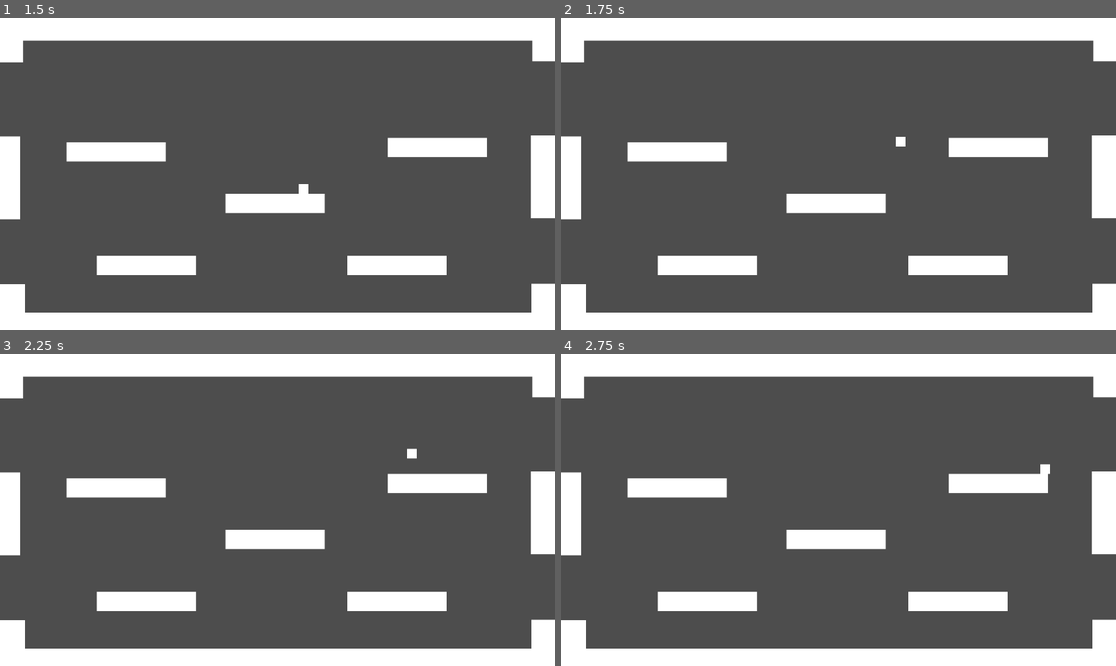
Above: before the commit, frames 1-4 (two rows, left to right).
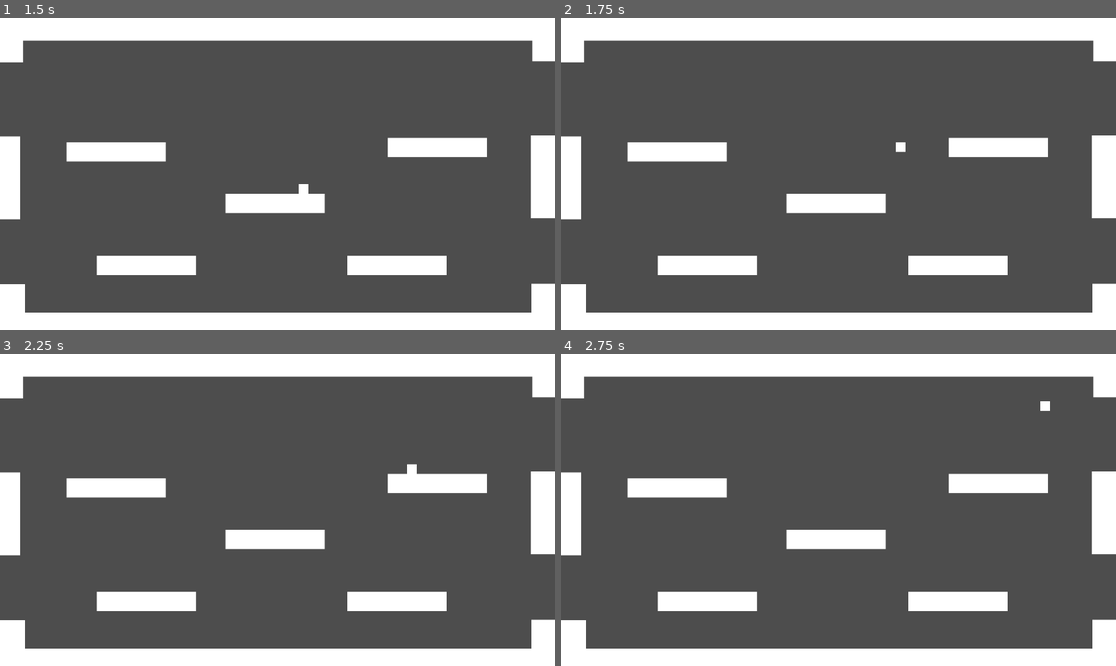
Above: after the commit, the same moments.

Repository: asundar-mags/the-grimstone-digital-tech
Game: Godot game, scene res://scenes/main menu.tscn
The game is run twice, just before and just after one commit, with the same random seed, the same clock (stepped at 60 frames per second) and the same inputs.
Inputs:
- Up to frame 1 (1.5 s): click "Play" at 0.5 s; tap Enter at 1.25 s; hold Right (ui_right) from 1.28 s (still down)
- Up to frame 2 (1.75 s): keep holding Right (ui_right); tap Keypad Enter (ui_accept) at 1.52 s
- Up to frame 3 (2.25 s): keep holding Right (ui_right)
- Up to frame 4 (2.75 s): keep holding Right (ui_right); tap Keypad Enter (ui_accept) at 2.27 s

Frame 1 is identical in both runs. In frame 2, less than 0.1% of the frame differs, in the area x 60-63%, y 38-43%; in frame 3, 0.1%, in the area x 73-76%, y 30-39%; in frame 4, 0.1%.

Commit message:
Attempted to make a marker exiting system for levels

Diff:
--- a/the-grimstone/scenes/firemap.tscn
+++ b/the-grimstone/scenes/firemap.tscn
@@ -140,22 +140,18 @@
 [node name="CollisionShape2D2" type="CollisionShape2D" parent="StaticBody2D" unique_id=53122524]
 position = Vector2(1100.5, 508)
 shape = SubResource("RectangleShape2D_w7dki")
-one_way_collision = true
 
 [node name="CollisionShape2D3" type="CollisionShape2D" parent="StaticBody2D" unique_id=590391861]
 position = Vector2(1035, 395)
 shape = SubResource("RectangleShape2D_f5i8p")
-one_way_collision = true
 
 [node name="CollisionShape2D4" type="CollisionShape2D" parent="StaticBody2D" unique_id=1732246398]
 position = Vector2(1095.5, 265.5)
 shape = SubResource("RectangleShape2D_dpp6j")
-one_way_collision = true
 
 [node name="CollisionShape2D5" type="CollisionShape2D" parent="StaticBody2D" unique_id=149037500]
 position = Vector2(982.5, 148)
 shape = SubResource("RectangleShape2D_2x10e")
-one_way_collision = true
 
 [node name="Spikes" type="Sprite2D" parent="." unique_id=1070053195]
 position = Vector2(663, 619)
--- a/the-grimstone/scenes/neutral level.tscn
+++ b/the-grimstone/scenes/neutral level.tscn
@@ -4,7 +4,7 @@
 [ext_resource type="PackedScene" uid="uid://b73gdcoo5rnga" path="res://scenes/player.tscn" id="1_p63fo"]
 
 [sub_resource type="RectangleShape2D" id="RectangleShape2D_dyc7c"]
-size = Vector2(1152, 20)
+size = Vector2(434, 40)
 
 [sub_resource type="RectangleShape2D" id="RectangleShape2D_ii60h"]
 size = Vector2(85.75, 99)
@@ -24,6 +24,12 @@
 [sub_resource type="RectangleShape2D" id="RectangleShape2D_g04at"]
 size = Vector2(86, 172)
 
+[sub_resource type="RectangleShape2D" id="RectangleShape2D_migk1"]
+size = Vector2(383, 40)
+
+[sub_resource type="RectangleShape2D" id="RectangleShape2D_drikq"]
+size = Vector2(285, 40)
+
 [sub_resource type="RectangleShape2D" id="RectangleShape2D_p63fo"]
 size = Vector2(36, 135)
 
@@ -45,13 +51,14 @@
 [sub_resource type="RectangleShape2D" id="RectangleShape2D_3e1px"]
 size = Vector2(206, 40)
 
-[node name="Node2D" type="Node2D" unique_id=761329231]
+[node name="Node2D" type="Node2D" unique_id=761329231 node_paths=PackedStringArray("spawn_points")]
 script = ExtResource("1_ii60h")
+spawn_points = NodePath("Node2D")
 
 [node name="Walls" type="StaticBody2D" parent="." unique_id=8200041]
 
 [node name="Floor" type="CollisionShape2D" parent="Walls" unique_id=1800367071]
-position = Vector2(576, 658)
+position = Vector2(217, 668)
 shape = SubResource("RectangleShape2D_dyc7c")
 
 [node name="Right Wall" type="CollisionShape2D" parent="Walls" unique_id=516525774]
@@ -81,6 +88,14 @@
 [node name="CollisionShape2D" type="CollisionShape2D" parent="Walls" unique_id=353602393]
 position = Vector2(1144, 366)
 shape = SubResource("RectangleShape2D_g04at")
+
+[node name="CollisionShape2D2" type="CollisionShape2D" parent="Walls" unique_id=835835874]
+position = Vector2(910.5, 668)
+shape = SubResource("RectangleShape2D_migk1")
+
+[node name="Trapdoor" type="CollisionShape2D" parent="Walls" unique_id=2030397482]
+position = Vector2(576.5, 668)
+shape = SubResource("RectangleShape2D_drikq")
 
 [node name="CharacterBody2D" parent="." unique_id=1091708930 instance=ExtResource("1_p63fo")]
 position = Vector2(569, 391)
@@ -93,9 +108,15 @@
 limit_bottom = 670
 
 [node name="Floor" type="ColorRect" parent="." unique_id=409169658]
-offset_left = 1.0
+offset_left = 51.0
 offset_top = 648.0
-offset_right = 1153.0
+offset_right = 434.0
+offset_bottom = 688.0
+
+[node name="Floor2" type="ColorRect" parent="." unique_id=820877722]
+offset_left = 719.0
+offset_top = 648.0
+offset_right = 1102.0
 offset_bottom = 688.0
 
 [node name="Right Wall B" type="ColorRect" parent="." unique_id=326197311]
@@ -137,30 +158,6 @@
 offset_right = 1104.0
 offset_bottom = 83.0
 
-[node name="LB Entry" type="Area2D" parent="." unique_id=721316394]
-
-[node name="Fire" type="CollisionShape2D" parent="LB Entry" unique_id=2132253237]
-position = Vector2(-18, 521.5)
-shape = SubResource("RectangleShape2D_p63fo")
-
-[node name="LT Entry" type="Area2D" parent="." unique_id=1184170357]
-
-[node name="Earth" type="CollisionShape2D" parent="LT Entry" unique_id=1595357953]
-position = Vector2(-18, 205)
-shape = SubResource("RectangleShape2D_8xn7f")
-
-[node name="RT Entry" type="Area2D" parent="." unique_id=1531683861]
-
-[node name="Water" type="CollisionShape2D" parent="RT Entry" unique_id=785149440]
-position = Vector2(1164, 203)
-shape = SubResource("RectangleShape2D_8xn7f")
-
-[node name="RB Entry" type="Area2D" parent="." unique_id=1954214189]
-
-[node name="Air" type="CollisionShape2D" parent="RB Entry" unique_id=2050809205]
-position = Vector2(1164, 520)
-shape = SubResource("RectangleShape2D_p63fo")
-
 [node name="Platform" type="ColorRect" parent="." unique_id=1936252251]
 offset_left = 720.0
 offset_top = 530.0
@@ -197,6 +194,36 @@
 offset_right = 1010.0
 offset_bottom = 325.0
 
+[node name="Trapdoor" type="ColorRect" parent="." unique_id=928206097]
+offset_left = 434.0
+offset_top = 648.0
+offset_right = 719.0
+offset_bottom = 688.0
+
+[node name="LB Entry" type="Area2D" parent="." unique_id=721316394]
+
+[node name="Fire" type="CollisionShape2D" parent="LB Entry" unique_id=2132253237]
+position = Vector2(-18, 521.5)
+shape = SubResource("RectangleShape2D_p63fo")
+
+[node name="LT Entry" type="Area2D" parent="." unique_id=1184170357]
+
+[node name="Earth" type="CollisionShape2D" parent="LT Entry" unique_id=1595357953]
+position = Vector2(-18, 205)
+shape = SubResource("RectangleShape2D_8xn7f")
+
+[node name="RT Entry" type="Area2D" parent="." unique_id=1531683861]
+
+[node name="Water" type="CollisionShape2D" parent="RT Entry" unique_id=785149440]
+position = Vector2(1164, 203)
+shape = SubResource("RectangleShape2D_8xn7f")
+
+[node name="RB Entry" type="Area2D" parent="." unique_id=1954214189]
+
+[node name="Air" type="CollisionShape2D" parent="RB Entry" unique_id=2050809205]
+position = Vector2(1164, 520)
+shape = SubResource("RectangleShape2D_p63fo")
+
 [node name="Platforms" type="StaticBody2D" parent="." unique_id=2127388578]
 
 [node name="CollisionShape2D" type="CollisionShape2D" parent="Platforms" unique_id=869137381]
@@ -219,8 +246,14 @@
 position = Vector2(907, 305)
 shape = SubResource("RectangleShape2D_3e1px")
 
-[node name="Fire Map Exit" type="Marker2D" parent="." unique_id=284249084]
-position = Vector2(24, 579)
+[node name="Node2D" type="Node2D" parent="." unique_id=1467994790]
+position = Vector2(569, 391)
+
+[node name="Fire Map Exit" type="Marker2D" parent="Node2D" unique_id=284249084]
+position = Vector2(-545, 188)
+
+[node name="Air Map" type="Marker2D" parent="Node2D" unique_id=379309976]
+position = Vector2(553, 187)
 
 [connection signal="body_entered" from="LB Entry" to="CharacterBody2D" method="_fire_map_entry"]
 [connection signal="body_entered" from="LT Entry" to="CharacterBody2D" method="_earth_map_entry"]
--- a/the-grimstone/scenes/player.tscn
+++ b/the-grimstone/scenes/player.tscn
@@ -4,8 +4,9 @@
 
 [sub_resource type="RectangleShape2D" id="RectangleShape2D_sh265"]
 
-[node name="CharacterBody2D" type="CharacterBody2D" unique_id=1091708930]
+[node name="CharacterBody2D" type="CharacterBody2D" unique_id=1091708930 node_paths=PackedStringArray("player")]
 script = ExtResource("1_3vyb7")
+player = NodePath(".")
 
 [node name="CollisionShape2D" type="CollisionShape2D" parent="." unique_id=196370069]
 shape = SubResource("RectangleShape2D_sh265")
--- a/the-grimstone/scripts/global.gd
+++ b/the-grimstone/scripts/global.gd
@@ -1,10 +1,10 @@
 extends Node
 
+@export var exits: Array[Node]
 
 # Called when the node enters the scene tree for the first time.
 func _ready() -> void:
-	pass # Replace with function body.
-
+	pass
 
 # Called every frame. 'delta' is the elapsed time since the previous frame.
 func _process(delta: float) -> void:
--- a/the-grimstone/scripts/main_menu.gd
+++ b/the-grimstone/scripts/main_menu.gd
@@ -4,15 +4,12 @@
 func _ready() -> void:
 	pass # Replace with function body.
 
-
 # Called every frame. 'delta' is the elapsed time since the previous frame.
 func _process(delta: float) -> void:
 	pass
 
-
 func _play() -> void:
 	get_tree().change_scene_to_file("res://scenes/neutral level.tscn")
 
-
 func _quit() -> void:
 	get_tree().quit()
--- a/the-grimstone/scripts/neutral_level.gd
+++ b/the-grimstone/scripts/neutral_level.gd
@@ -1,10 +1,11 @@
 extends Node2D
 
+@export var spawn_points: Node2D
 
 # Called when the node enters the scene tree for the first time.
 func _ready() -> void:
-	pass # Replace with function body.
-
+	Global.exits = spawn_points.get_children()
+	print(Global.exits)
 
 # Called every frame. 'delta' is the elapsed time since the previous frame.
 func _process(delta: float) -> void:
--- a/the-grimstone/scripts/player.gd
+++ b/the-grimstone/scripts/player.gd
@@ -1,7 +1,9 @@
 extends CharacterBody2D
 
+@export var player: CharacterBody2D
+
 const SPEED = 300.0
-const JUMP_VELOCITY = -550.0
+const JUMP_VELOCITY = -500.0
 
 func _physics_process(delta: float) -> void:
 	# Add the gravity.
@@ -34,13 +36,11 @@
 func _water_map_entry(body: CharacterBody2D) -> void:
 	get_tree().change_scene_to_file("res://scenes/watermap.tscn")
 
-
 func _earth_map_entry(body: CharacterBody2D) -> void:
 	get_tree().change_scene_to_file("res://scenes/earthmap.tscn")
 
 func _fire_map_exit(body: CharacterBody2D) -> void:
 	get_tree().change_scene_to_file("res://scenes/neutral level.tscn")
 
-
 func _spike_take_damage(body: CharacterBody2D) -> void:
 	get_tree().call_deferred("reload_current_scene")
